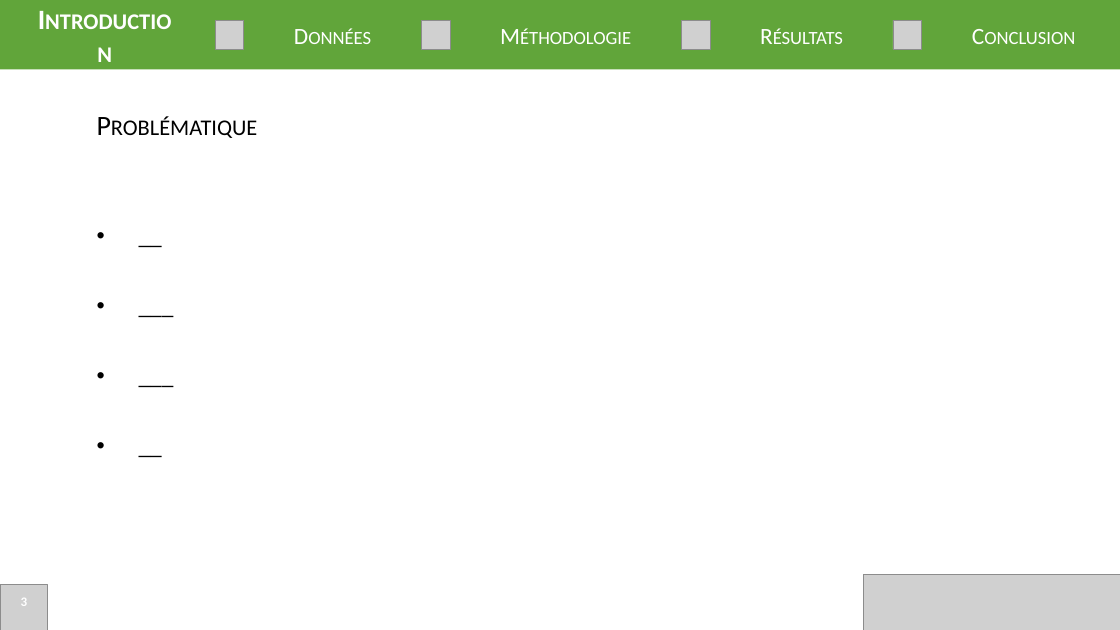
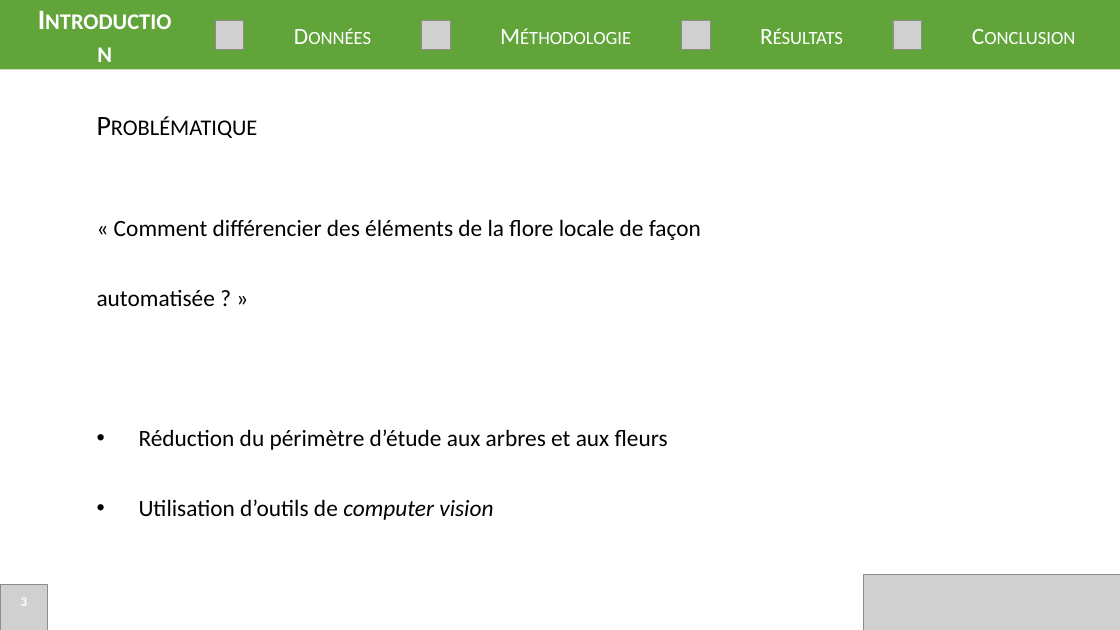
Before and after one commit to Easill/ML_photo, a slide deck: slide 3 of presentation.pptx. Drawn at 1120x630 pixels with LibreOffice and Linux fonts; fonts in the diff are those of the drawing; grey boxes stand for pictures. Boxes give left, top, right and bottom in pixels: in the first picture for what was removed or moved away, otherwise in the second. Text is boxed around its words. In the diff, an @@ line names an element or a change of style, - is before the commit and + after.

```diff
--- a/presentation.pptx
+++ b/presentation.pptx
@@ text removed at (88,175,183,455) @@
-• __
-• ___
-• ___
-• __
@@ text added at (97,219,701,520), 20 pt, text #000000 @@
+« Comment différencier des éléments de la flore locale de façon automatisée ? »
+• Réduction du périmètre d’étude aux arbres et aux fleurs
+• Utilisation d’outils de computer vision
```
Also in this commit, not shown: 5 other slides changed, 2 slides added.
